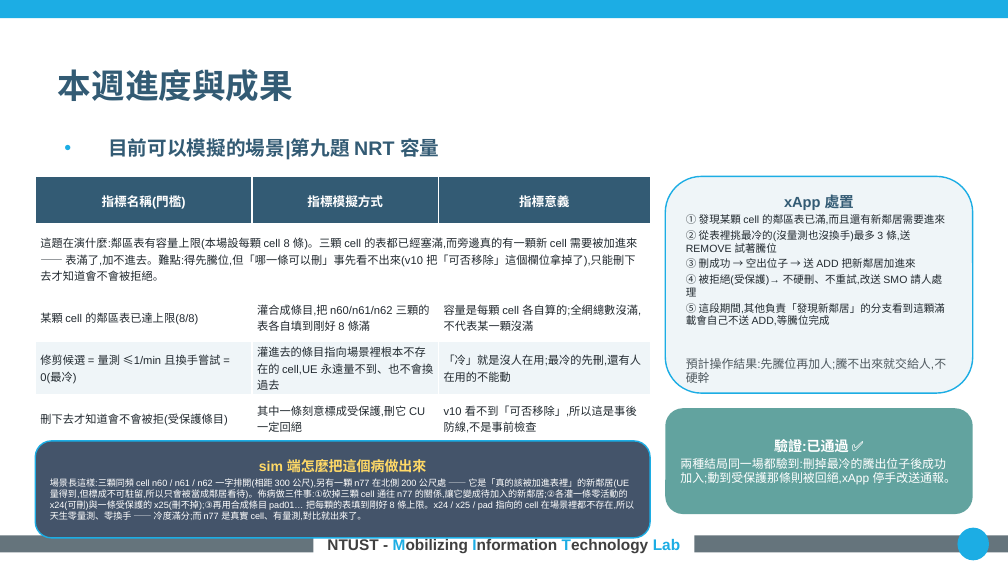
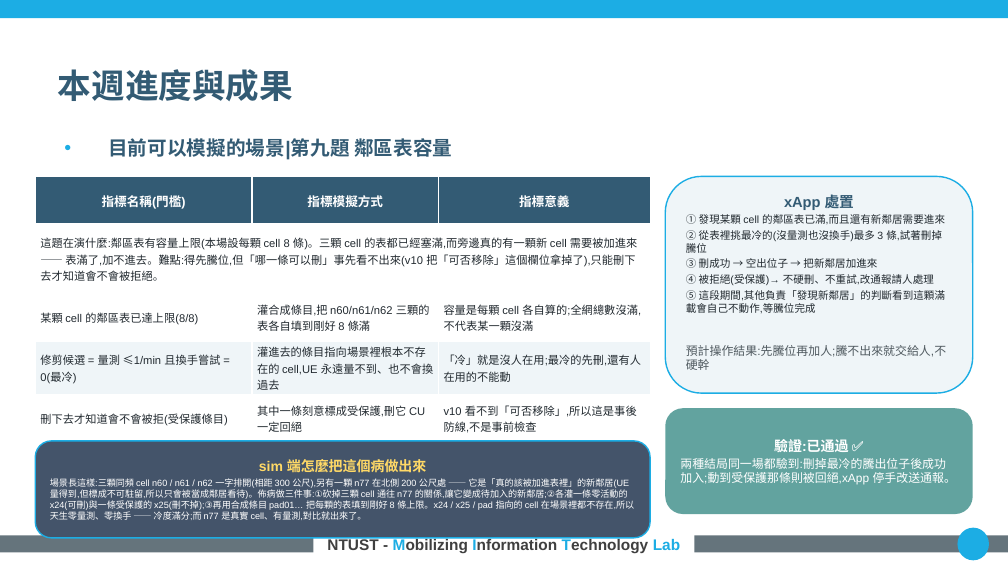
Before and after one commit to kimOuO/RAN-sim-OAI, a slide deck: slide 12 of docs/report/8_27_進度報告_v10十二題.pptx. Drawn at 1008x567 pixels with LibreOffice and Linux fonts; fonts in the diff are those of the drawing; background and template pictures are left out. Boxes give left, top, right and bottom in pixels: in the first picture for what was removed or moved away, otherwise in the second. Text is boxed around its words. In the diff, an @@ line names an element or a change of style, - is before the commit and + after.

```diff
--- a/docs/report/8_27_進度報告_v10十二題.pptx
+++ b/docs/report/8_27_進度報告_v10十二題.pptx
@@ text at (108,138,452,160): text changed @@
-• 目前可以模擬的場景|第九題 NRT 容量
+• 目前可以模擬的場景|第九題 鄰區表容量
@@ text in rounded rectangle at (686,230,945,313): text changed @@
-② 從表裡挑最冷的(沒量測也沒換手)最多 3 條,送 REMOVE 試著騰位
-③ 刪成功 → 空出位子 → 送 ADD 把新鄰居加進來
-④ 被拒絕(受保護)→ 不硬刪、不重試,改送 SMO 請人處理
-⑤ 這段期間,其他負責「發現新鄰居」的分支看到這顆滿載會自己不送 ADD,等騰位完成
+② 從表裡挑最冷的(沒量測也沒換手)最多 3 條,試著刪掉騰位
+③ 刪成功 → 空出位子 → 把新鄰居加進來
+④ 被拒絕(受保護)→ 不硬刪、不重試,改通報請人處理
+⑤ 這段期間,其他負責「發現新鄰居」的判斷看到這顆滿載會自己不動作,等騰位完成
```
Also in this commit, not shown: 12 other slides changed.
